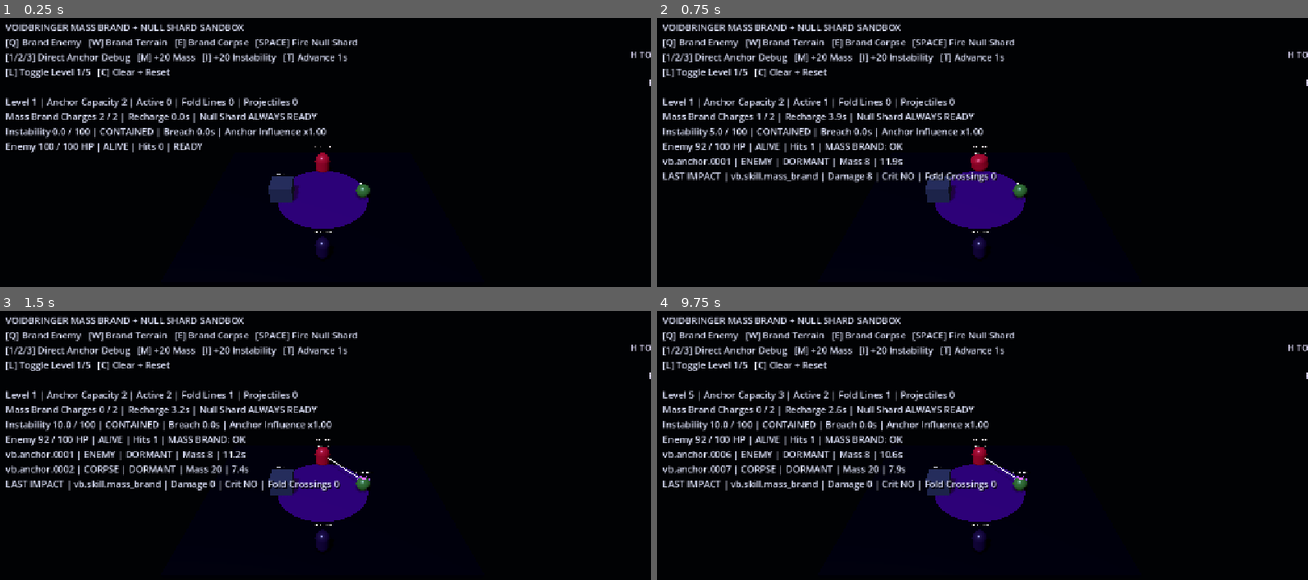
Above: before the commit, frames 1-4 (two rows, left to right).
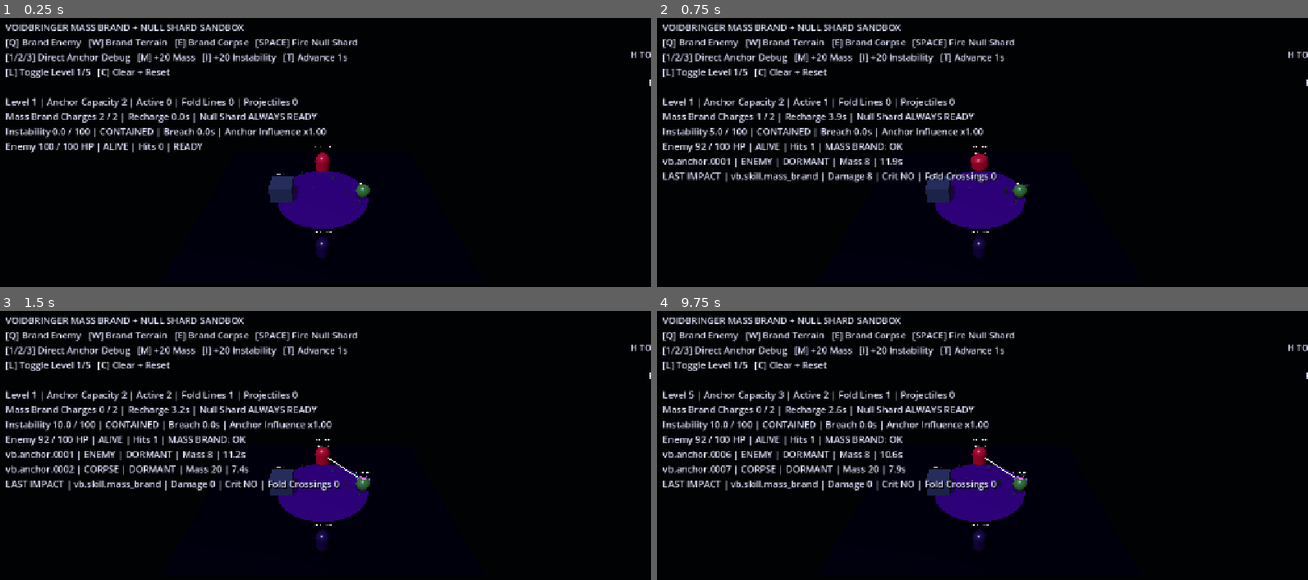
Above: after the commit, the same moments.

Repository: D3MISEarch/ABYSSFALL
Game: Godot game, scene res://scenes/voidbringer_impact_showcase_sandbox.tscn
Two runs of this game, one before a commit and one after it. Both use one fixed random seed, a clock stepped at 60 frames per second and the inputs below. This scene is started directly instead of the project's main scene.
Inputs (mouse positions are in pixels of both pictures, inside the frame that each line leads up to):
- Up to frame 1 (0.25 s): no input
- Up to frame 2 (0.75 s): tap Enter (ui_accept) at 0.5 s; move the mouse to (1125, 176) at 0.52 s; hold Right (ui_right) from 0.53 s (still down); tap Q at 0.6 s; click (1125, 176) at 0.67 s
- Up to frame 3 (1.5 s): tap Enter (ui_accept) at 0.77, 1.25 s; tap E at 0.8 s; release Right (ui_right) at 1.25 s; drag from (188, 507) to (292, 563) at 1.27 s
- Up to frame 4 (9.75 s): tap Enter (ui_accept) at 2, 2.75, 3.5, 3.77, 4.25, 6.77 s; move the mouse to (1047, 407) at 2.02 s; hold Right (ui_right) 2.03-2.75 s; tap Space at 2.1 s; tap 1 at 2.3 s; drag from (949, 563) to (780, 434) at 2.77 s; move the mouse to (1177, 545) at 3.52 s; hold Left (ui_left) 3.53-4.25 s; tap 2 at 3.6 s; tap 3 at 3.8 s; drag from (780, 434) to (878, 397) at 4.27 s; move the mouse to (1015, 488) at 5.02 s; hold Down (ui_down) 5.03-5.75 s; tap M at 5.1 s; click (1015, 488) at 5.17 s; tap I at 5.3 s; drag from (878, 397) to (845, 507) at 5.77 s; move the mouse to (1125, 469) at 6.52 s; hold Up (ui_up) 6.53-7.25 s; tap T at 6.6 s; tap L at 6.8 s; drag from (845, 507) to (949, 563) at 7.27 s; move the mouse to (1047, 407) at 8.02 s; hold Down (ui_down) 8.03-8.75 s; tap C at 8.1 s; tap Q at 8.3 s; drag from (949, 563) to (780, 434) at 8.77 s; move the mouse to (1177, 545) at 9.52 s; hold Up (ui_up) from 9.53 s (still down); tap E at 9.6 s; click (1177, 545) at 9.67 s

The runs differ from the first frame. In frame 1, less than 0.1% of the frame differs, in the area x 46-56%, y 57-69%; in frame 2, less than 0.1%; in frame 3, less than 0.1%; in frame 4, less than 0.1%, in the area x 46-57%, y 57-69%.

Commit message:
feat: wire bounded environment response into the showcase

Diff:
--- a/scripts/presentation/voidbringer_impact_showcase_sandbox.gd
+++ b/scripts/presentation/voidbringer_impact_showcase_sandbox.gd
@@ -4,10 +4,12 @@
 const SETTINGS_SCRIPT = preload("res://scripts/presentation/voidbringer_presentation_settings.gd")
 const HAPTICS_SCRIPT = preload("res://scripts/presentation/voidbringer_haptics.gd")
 const PRESENTER_SCRIPT = preload("res://scripts/presentation/voidbringer_impact_presenter.gd")
+const ENVIRONMENT_REACTION_SCRIPT = preload("res://scripts/presentation/voidbringer_environment_reaction.gd")
 
 var presentation_settings: VoidbringerPresentationSettings
 var haptics: VoidbringerHaptics
 var impact_presenter: VoidbringerImpactPresenter
+var environment_reaction: VoidbringerEnvironmentReaction
 var showcase_label: Label
 var haptics_enabled := true
 var last_showcase_report: Dictionary = {}
@@ -24,14 +26,27 @@
 	impact_presenter.impact_presented.connect(_on_showcase_impact_presented)
 	impact_presenter.skill_presented.connect(_on_showcase_skill_presented)
 	impact_presenter.bind(controller)
+	environment_reaction = ENVIRONMENT_REACTION_SCRIPT.new()
+	environment_reaction.name = "BoundedEnvironmentReaction"
+	environment_reaction.configure(presentation_settings)
+	add_child(environment_reaction)
+	environment_reaction.build_showcase_props()
 	_build_showcase_hud()
 	_refresh_showcase_hud()
 	print("ABYSSFALL_SANDBOX_LAUNCHED:voidbringer_showcase")
+
+
+func _process(delta: float) -> void:
+	super._process(delta)
+	if environment_reaction != null:
+		environment_reaction.tick(delta)
 
 
 func _exit_tree() -> void:
 	if impact_presenter != null:
 		impact_presenter.clear()
+	if environment_reaction != null:
+		environment_reaction.clear()
 
 
 func _unhandled_input(event: InputEvent) -> void:
@@ -62,6 +77,8 @@
 	if command in [&"clear", &"reset"] and haptics != null:
 		haptics.clear()
 	var result := super.simulate_command(command)
+	if command in [&"clear", &"reset"] and environment_reaction != null:
+		environment_reaction.reset_reactions()
 	_refresh_showcase_hud()
 	return result
 
@@ -106,6 +123,7 @@
 	return {
 		"presentation": presentation_settings.snapshot(),
 		"presenter": {} if impact_presenter == null else impact_presenter.debug_snapshot(),
+		"environment": {} if environment_reaction == null else environment_reaction.debug_snapshot(),
 		"last_showcase_report": last_showcase_report.duplicate(true),
 		"contact_visual_count": contact_flashes.size(),
 		"target_feedback_count": _count_named_nodes(enemy_fixture, "VoidbringerImpactFeedback"),
@@ -120,6 +138,8 @@
 		haptics.clear()
 		_clear_children(contact_visual_root)
 		contact_flashes.clear()
+		if environment_reaction != null:
+			environment_reaction.reset_reactions()
 	last_status = "PRESENTATION %s" % String(mode).to_upper()
 
 
@@ -135,7 +155,7 @@
 	add_child(canvas)
 	showcase_label = Label.new()
 	showcase_label.position = Vector2(1020.0, 18.0)
-	showcase_label.size = Vector2(560.0, 340.0)
+	showcase_label.size = Vector2(560.0, 360.0)
 	showcase_label.horizontal_alignment = HORIZONTAL_ALIGNMENT_RIGHT
 	showcase_label.add_theme_font_size_override("font_size", 17)
 	showcase_label.add_theme_color_override("font_color", Color(0.90, 0.88, 1.0))
@@ -150,6 +170,7 @@
 		return
 	var settings_snapshot := presentation_settings.snapshot()
 	var haptic_snapshot := {} if haptics == null else haptics.debug_snapshot()
+	var environment_snapshot := {} if environment_reaction == null else environment_reaction.debug_snapshot()
 	showcase_label.text = "\n".join([
 		"SAVAGE IMPACT SHOWCASE",
 		"F1 FULL   F2 REDUCED   F3 DISABLED",
@@ -162,6 +183,10 @@
 			float(settings_snapshot.get("rumble_scale", 0.0)),
 			int(haptic_snapshot.get("start_call_count", 0)),
 		],
+		"ENVIRONMENT ACTIVE %d / %d" % [
+			int(environment_snapshot.get("active_prop_count", 0)),
+			int(environment_snapshot.get("prop_count", 0)),
+		],
 		"LAST VISUAL %s   LAST HAPTIC %s" % [
 			"YES" if bool(last_showcase_report.get("visual_requested", false)) else "NO",
 			"YES" if bool(last_showcase_report.get("haptic_requested", false)) else "NO",
@@ -171,6 +196,8 @@
 
 func _on_showcase_impact_presented(report: Dictionary) -> void:
 	last_showcase_report = report.duplicate(true)
+	if environment_reaction != null:
+		environment_reaction.consume_impact(report.get("impact", {}))
 	_refresh_showcase_hud()
 
 
